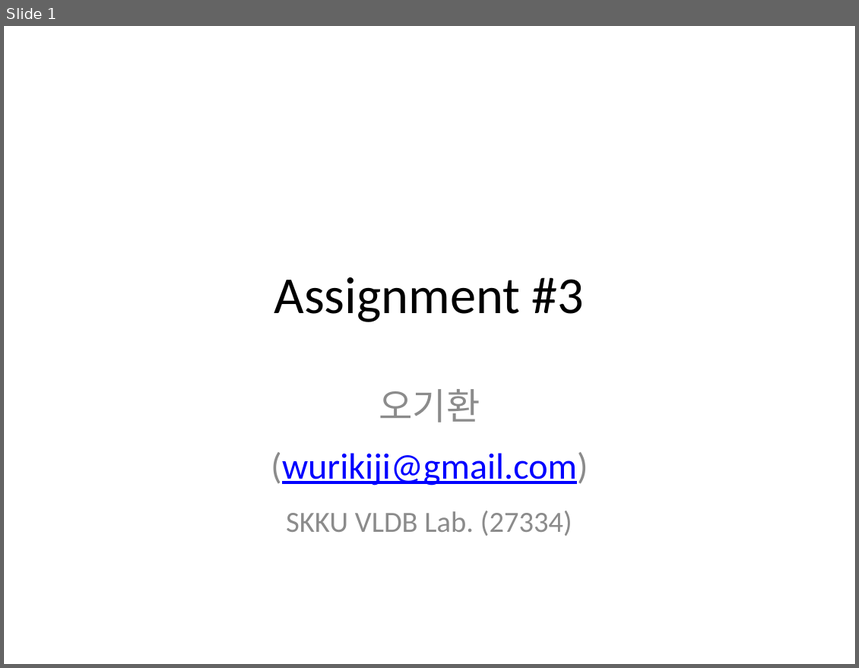
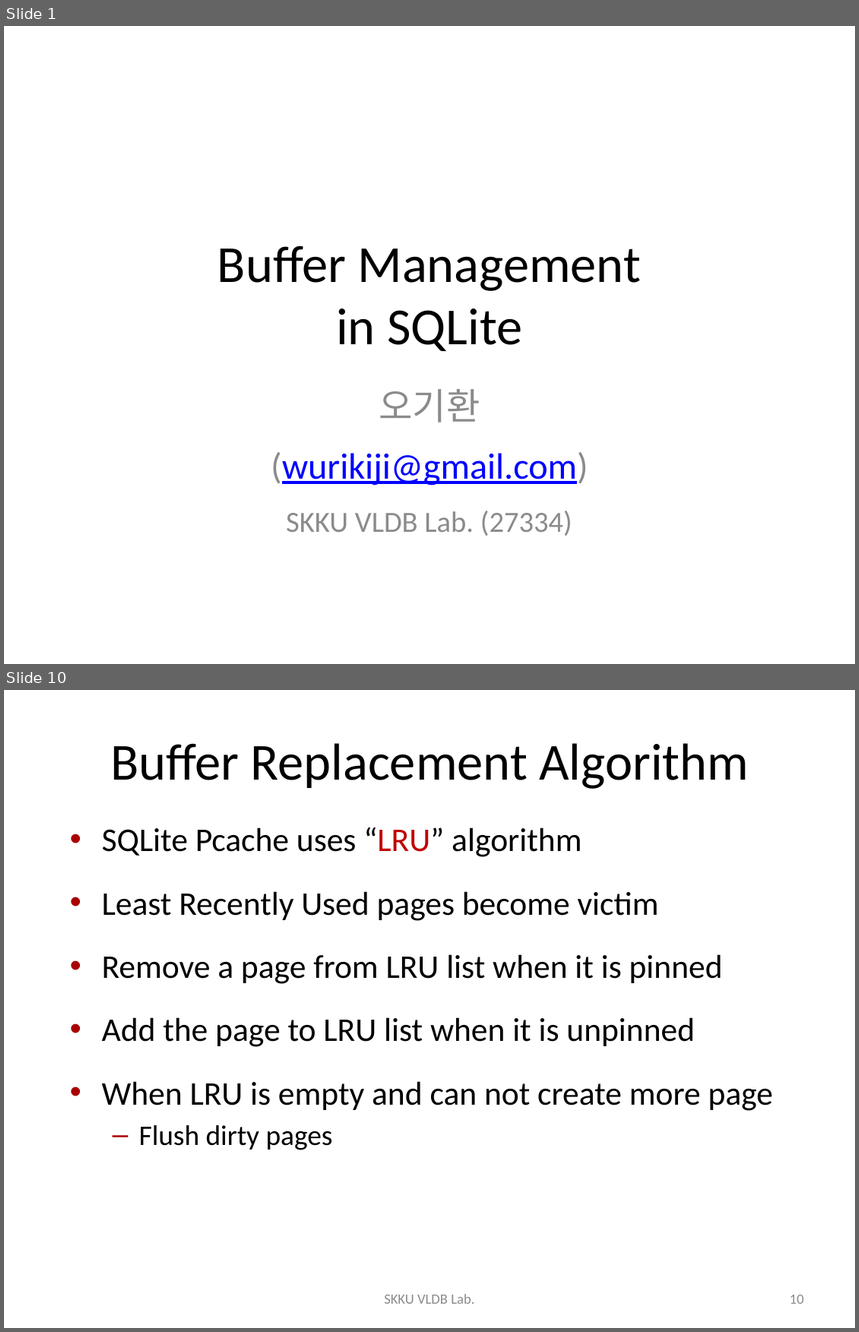
Before and after one commit to wurikiji/2016-db-programming-fall, a slide deck: 4주차/4주차 - SQLite buffer management.pptx. Shown one above the other, each under a label of ours: slide 1 before the commit, slides 1 and 10 after it; the slides between them are not shown. The pictures are 859x668 and 859x1332 pixels, drawn with LibreOffice and Linux fonts; fonts in the diff are those of the drawing; background and template pictures are left out. Boxes give left, top, right and bottom in pixels: in the first picture for what was removed or moved away, otherwise in the second. Text is boxed around its words. In the diff, an @@ line names an element or a change of style, - is before the commit and + after.

```diff
--- a/4주차/4주차 - SQLite buffer management.pptx
+++ b/4주차/4주차 - SQLite buffer management.pptx
@@ slide 10 added at [4,690,855,1328], background #FFFFFF @@
@@ title added at [110,743,749,789], 44 pt, text #000000 @@
+Buffer Replacement Algorithm
@@ text added at [102,827,773,1151], 28 pt, text #000000 @@
+• SQLite Pcache uses “LRU” algorithm
+• Least Recently Used pages become victim
+• Remove a page from LRU list when it is pinned
+• Add the page to LRU list when it is unpinned
+• When LRU is empty and can not create more page
+  – Flush dirty pages
@@ text added at [384,1294,474,1304], 12 pt, text #8C8C8C @@
+SKKU VLDB Lab.
@@ page number added at [790,1295,804,1304], 12 pt, text #8C8C8C @@
+10
@@ slide 1 changed as well @@
@@ title at [218,246,642,351]: text changed @@
-Assignment #3
+Buffer Management
+in SQLite
```
Also in this commit, not shown: 5 other slides changed, 19 other slides added, 4 slides removed, 1 other file.
